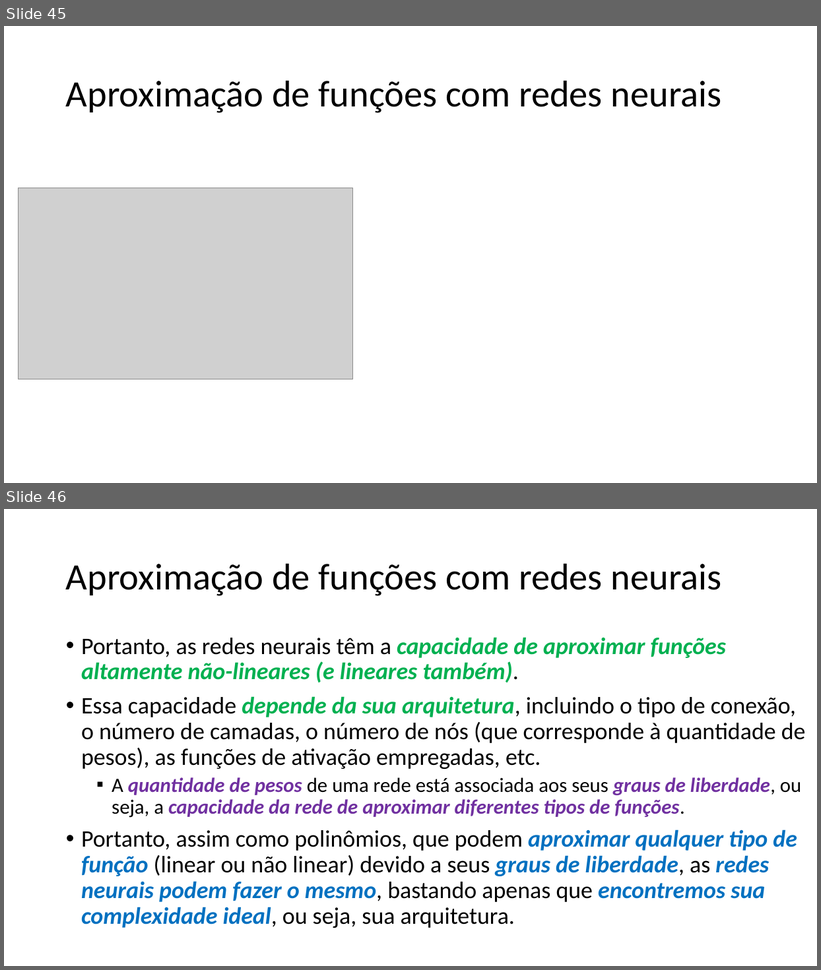
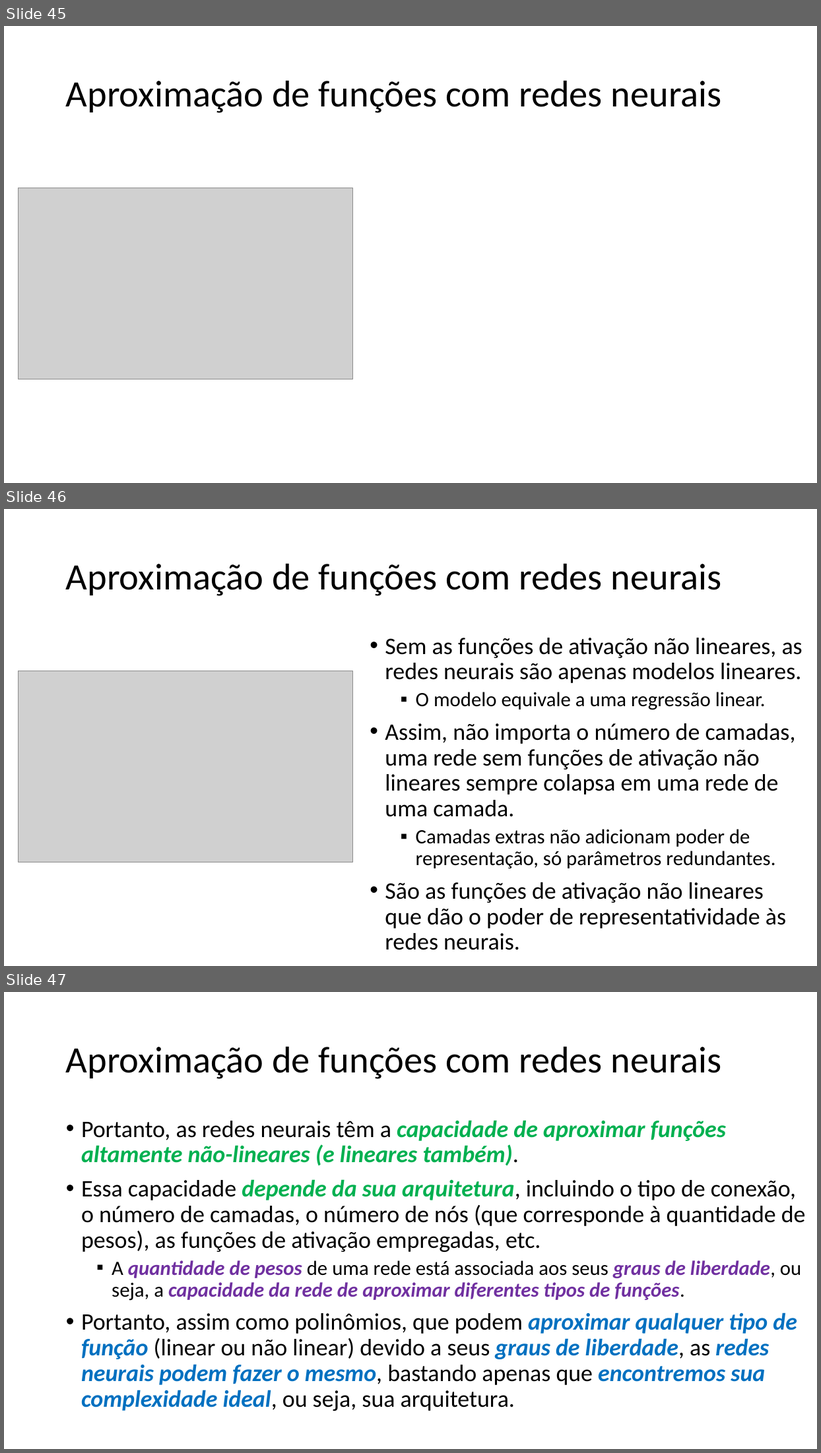
Before and after one commit to zz4fap/t320_aprendizado_de_maquina, a slide deck: slides/T320_Redes_Neurais_Artificiais (Parte II).pptx. Shown one above the other, each under a label of ours: slides 45 and 46 before the commit, slides 45, 46 and 47 after it. The pictures are 821x970 and 821x1453 pixels, drawn with LibreOffice and Linux fonts; fonts in the diff are those of the drawing; grey boxes stand for pictures. Boxes give left, top, right and bottom in pixels: in the first picture for what was removed or moved away, otherwise in the second. Text is boxed around its words. In the diff, an @@ line names an element or a change of style, - is before the commit and + after.

```diff
--- a/slides/T320_Redes_Neurais_Artificiais (Parte II).pptx
+++ b/slides/T320_Redes_Neurais_Artificiais (Parte II).pptx
@@ slide 46 added at bbox=[4, 509, 817, 966], background #FFFFFF @@
@@ title added at bbox=[66, 563, 722, 596], 44 pt, text #000000 @@
+Aproximação de funções com redes neurais
@@ text added at bbox=[385, 638, 803, 951], 28 pt, text #000000 @@
+• Sem as funções de ativação não lineares, as redes neurais são apenas modelos lineares.
+  ▪ O modelo equivale a uma regressão linear.
+• Assim, não importa o número de camadas, uma rede sem funções de ativação não lineares sempre colapsa em uma rede de uma camada.
+  ▪ Camadas extras não adicionam poder de representação, só parâmetros redundantes.
+• São as funções de ativação não lineares que dão o poder de representatividade às redes neurais.
@@ picture added at bbox=[19, 671, 354, 863] @@
@@ what was slide 46 is now slide 47 @@
```
Also in this commit, not shown: 2 slides changed, 1 other file.
